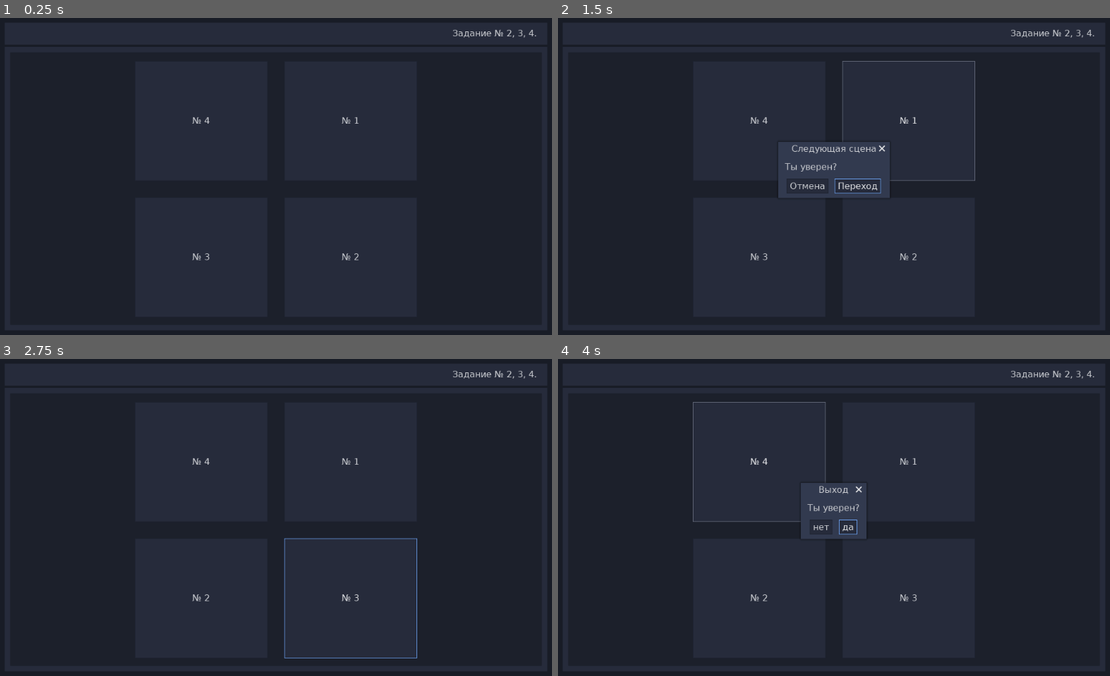
Above: before the commit, frames 1-4 (two rows, left to right).
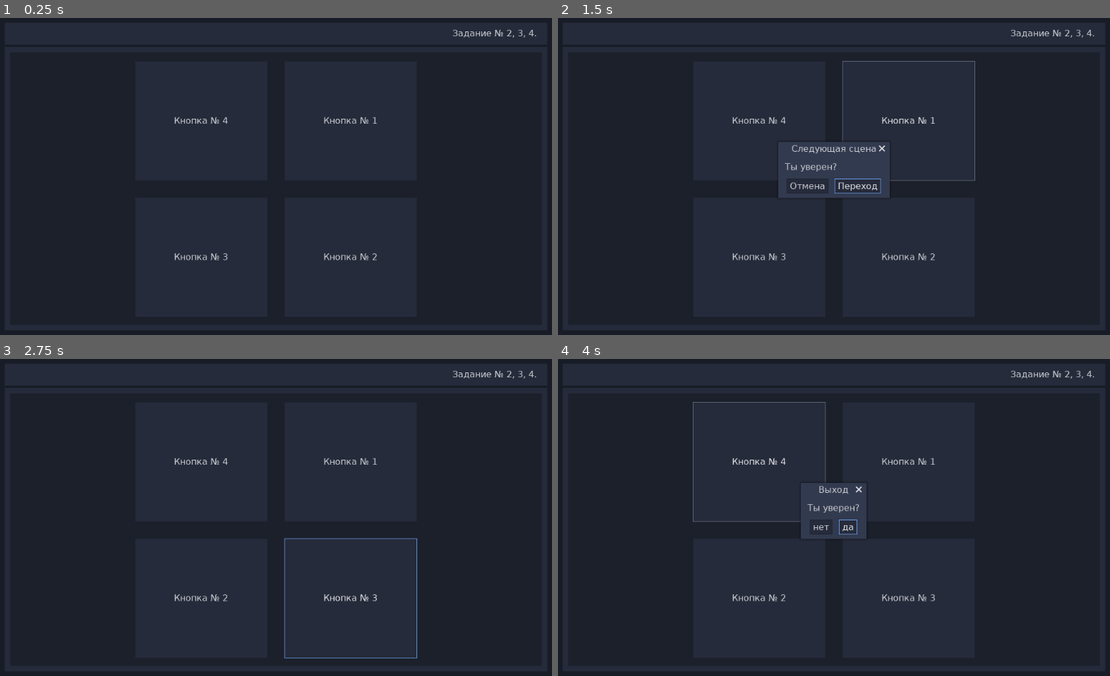
Above: after the commit, the same moments.

Repository: Valeryn4/_test_work_2
Game: Godot game, scene res://content/main_scene/main_scene.tscn
Two runs of this game, one before a commit and one after it. Both use one fixed random seed, a clock stepped at 60 frames per second and the inputs below. Before the commit the project has no main scene; this scene is started directly in both runs.
Inputs:
- Up to frame 1 (0.25 s): no input
- Up to frame 2 (1.5 s): click "№ 4" (after the commit: "Кнопка № 4") at 0.5 s; click "№ 1" (after the commit: "Кнопка № 1") at 1.25 s
- Up to frame 3 (2.75 s): click "№ 3" (after the commit: "Кнопка № 3") at 2 s
- Up to frame 4 (4 s): click "№ 2" (after the commit: "Кнопка № 2") at 2.75 s; click "№ 4" (after the commit: "Кнопка № 4") at 3.5 s

The runs differ from the first frame. In frame 1, 0.4% of the frame differs, in the area x 31-69%, y 31-77%; in frame 2, 0.4%; in frame 3, 0.4%; in frame 4, 0.4%.

Commit message:
change text

Diff:
--- a/content/main_scene/main_scene.tscn
+++ b/content/main_scene/main_scene.tscn
@@ -106,7 +106,7 @@
 rect_pivot_offset = Vector2( 123, 103 )
 size_flags_horizontal = 3
 size_flags_vertical = 3
-text = "№ 4"
+text = "Кнопка № 4"
 
 [node name="ButtonRoot1" type="Control" parent="BG/MarginContainer/VBoxContainer/Body/MarginContainer/ColorRect/GridContainerButtons"]
 margin_left = 271.0
@@ -121,7 +121,7 @@
 rect_pivot_offset = Vector2( 121, 108 )
 size_flags_horizontal = 3
 size_flags_vertical = 3
-text = "№ 1"
+text = "Кнопка № 1"
 
 [node name="ButtonRoot3" type="Control" parent="BG/MarginContainer/VBoxContainer/Body/MarginContainer/ColorRect/GridContainerButtons"]
 margin_top = 248.0
@@ -137,7 +137,7 @@
 rect_pivot_offset = Vector2( 121, 111 )
 size_flags_horizontal = 3
 size_flags_vertical = 3
-text = "№ 3"
+text = "Кнопка № 3"
 
 [node name="ButtonRoot2" type="Control" parent="BG/MarginContainer/VBoxContainer/Body/MarginContainer/ColorRect/GridContainerButtons"]
 margin_left = 271.0
@@ -155,7 +155,7 @@
 rect_pivot_offset = Vector2( 116, 107 )
 size_flags_horizontal = 3
 size_flags_vertical = 3
-text = "№ 2"
+text = "Кнопка № 2"
 
 [node name="TweenButtonsEffect" type="Tween" parent="."]
 
--- a/project.godot
+++ b/project.godot
@@ -10,7 +10,8 @@
 
 [application]
 
-config/name="TestWork2"
+config/name="Quest 2,3,4"
+run/main_scene="res://content/main_scene/main_scene.tscn"
 config/icon="res://icon.png"
 
 [gui]
